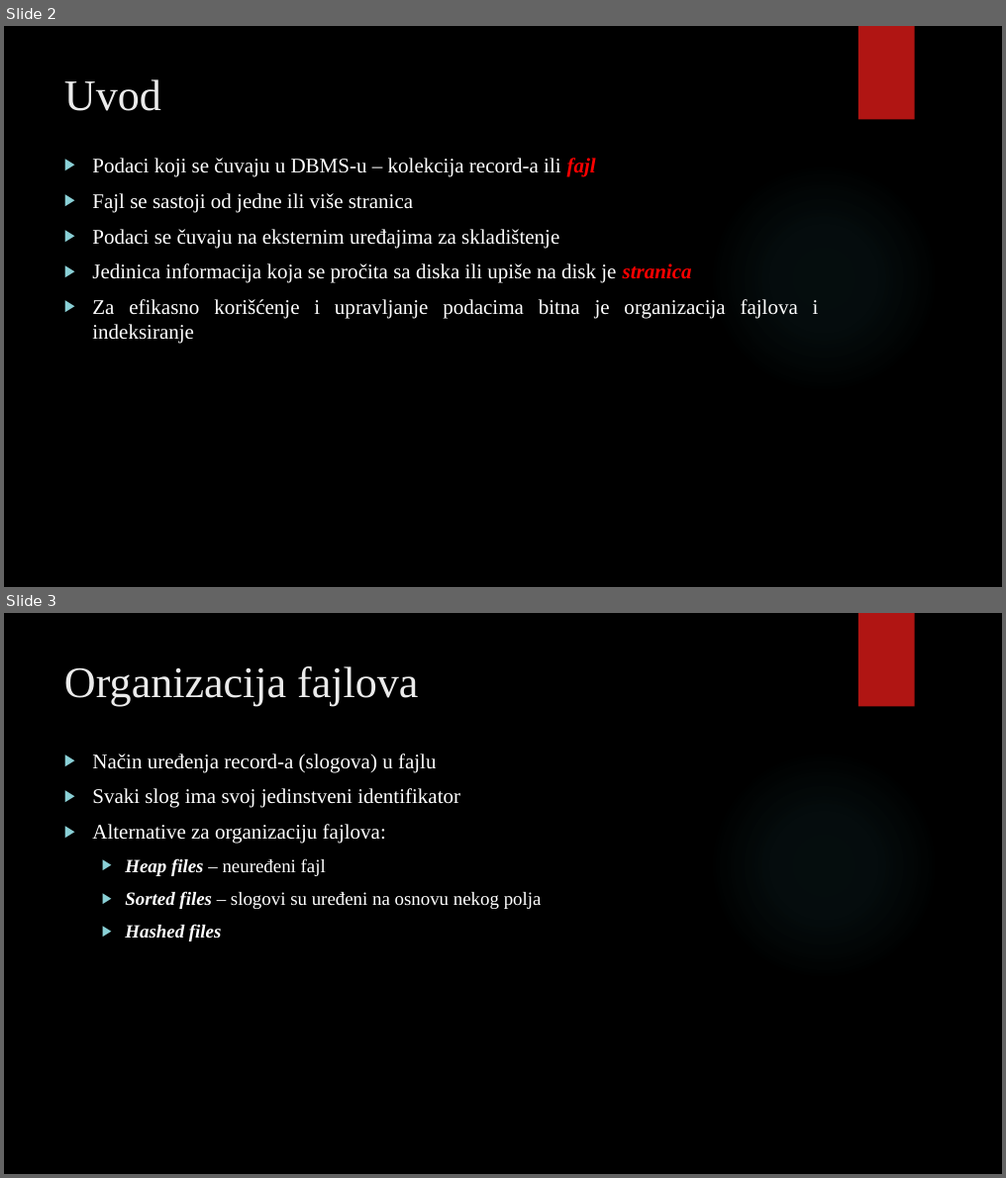
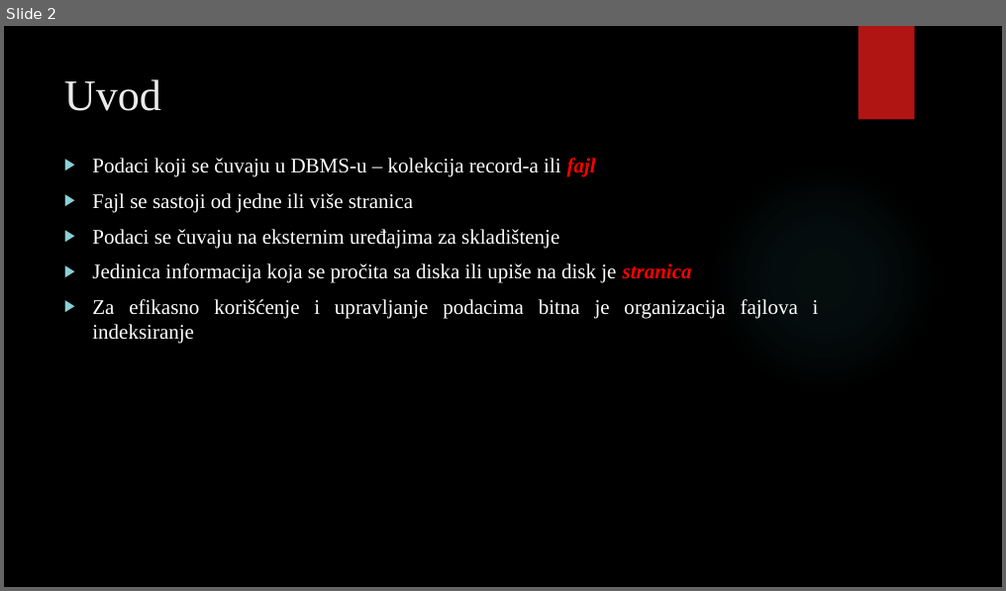
Before and after one commit to Kristina-A/DBMS, a slide deck: Seminarski rad I/Interna struktura i organizacija indeksa MongoDB baze podataka.pptx. Shown one above the other, each under a label of ours: slides 2 and 3 before the commit, slide 2 after it. The pictures are 1006x1178 and 1006x591 pixels, drawn with LibreOffice and Linux fonts; fonts in the diff are those of the drawing; background and template pictures are left out. Boxes give left, top, right and bottom in pixels: in the first picture for what was removed or moved away, otherwise in the second. Text is boxed around its words. In the diff, an @@ line names an element or a change of style, - is before the commit and + after.

```diff
--- a/Seminarski rad I/Interna struktura i organizacija indeksa MongoDB baze podataka.pptx
+++ b/Seminarski rad I/Interna struktura i organizacija indeksa MongoDB baze podataka.pptx
@@ slide 3 removed at [4,613,1002,1174], background picture (left out); not listed: 2 template elements that a slide beside it also shows @@
@@ title removed at [64,666,418,706] @@
-Organizacija fajlova
@@ text removed at [92,754,542,942] @@
-▶ Način uređenja record-a (slogova) u fajlu
-▶ Svaki slog ima svoj jedinstveni identifikator
-▶ Alternative za organizaciju fajlova:
-  ▶ Heap files – neuređeni fajl
-  ▶ Sorted files – slogovi su uređeni na osnovu nekog polja
-  ▶ Hashed files
```
Also in this commit, not shown: 3 slides changed, 1 other slide removed.
